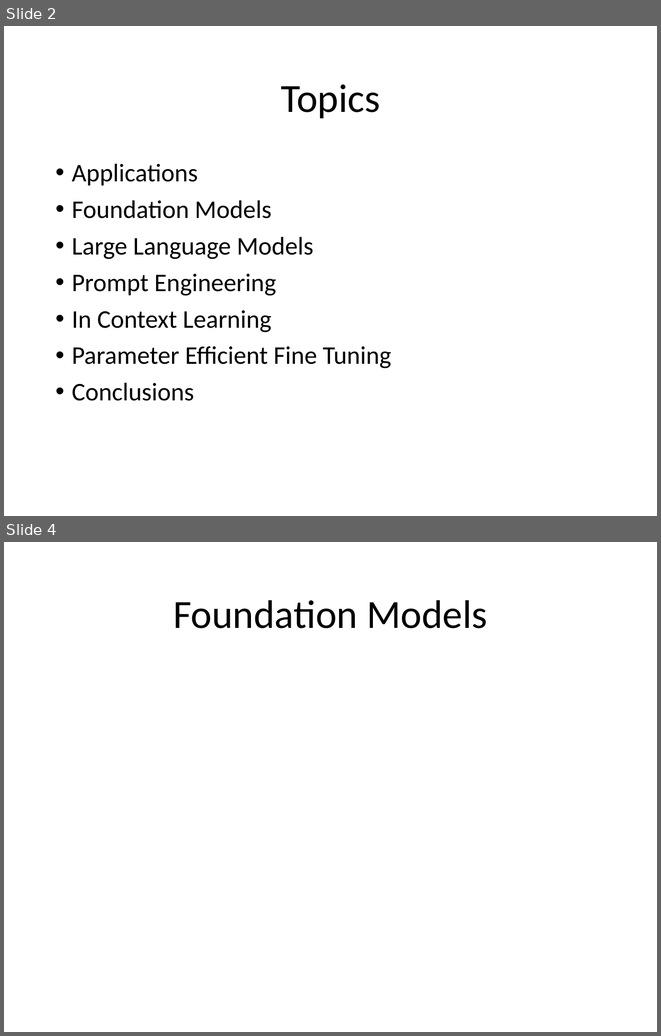
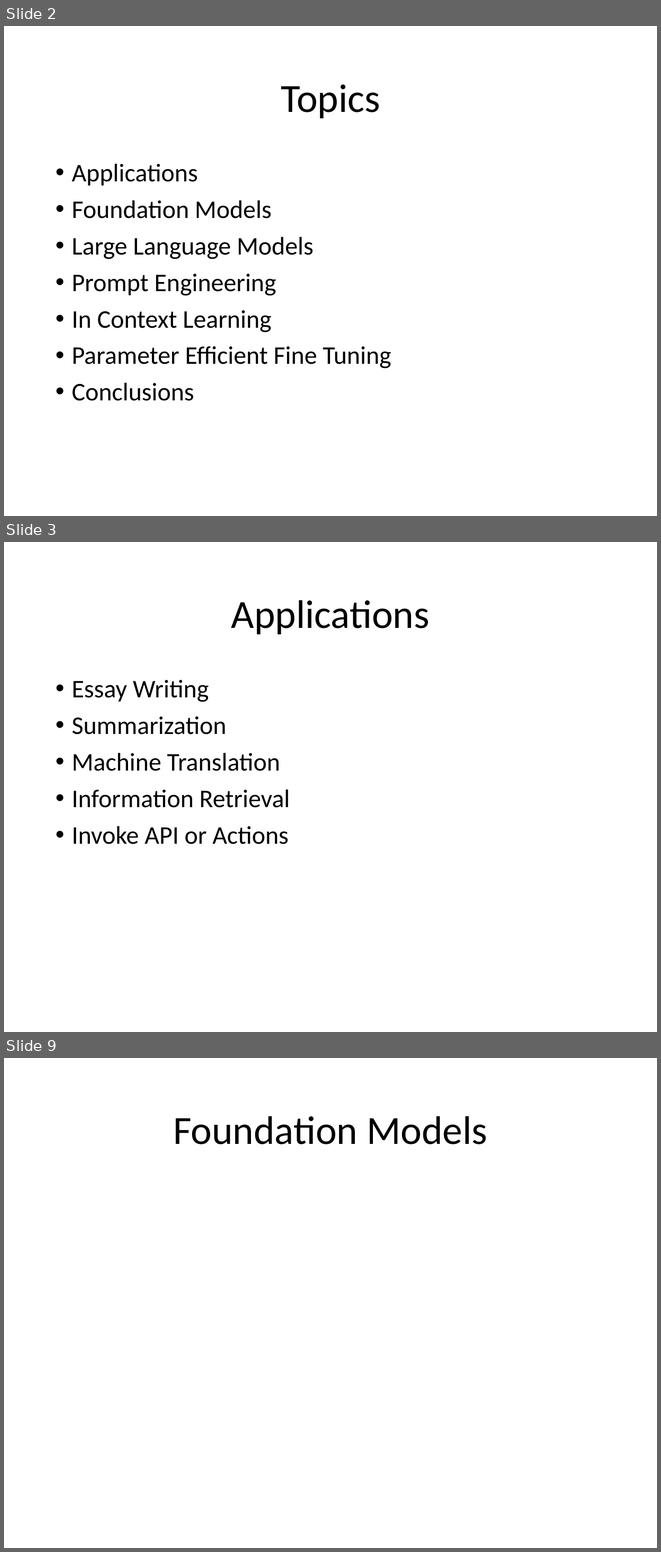
Before and after one commit to look4pritam/LargeLanguageModels, a slide deck: Presentations/LargeLanguageModels.pptx. Shown one above the other, each under a label of ours: slides 2 and 4 before the commit, slides 2, 3 and 9 after it; the slides between them are not shown. The pictures are 661x1036 and 661x1552 pixels, drawn with LibreOffice and Linux fonts; fonts in the diff are those of the drawing. Boxes give left, top, right and bottom in pixels: in the first picture for what was removed or moved away, otherwise in the second. Text is boxed around its words. In the diff, an @@ line names an element or a change of style, - is before the commit and + after.

```diff
--- a/Presentations/LargeLanguageModels.pptx
+++ b/Presentations/LargeLanguageModels.pptx
@@ slide 3 added at <box>4,542,657,1032</box>, background #FFFFFF @@
@@ title added at <box>231,600,430,634</box>, 44 pt, text #000000 @@
+Applications
@@ text added at <box>72,680,290,844</box>, 28 pt, text #000000 @@
+• Essay Writing
+• Summarization
+• Machine Translation
+• Information Retrieval
+• Invoke API or Actions
@@ what was slide 4 is now slide 9 @@
```
Also in this commit, not shown: 1 slide changed, 5 other slides added, 1 slide removed.
